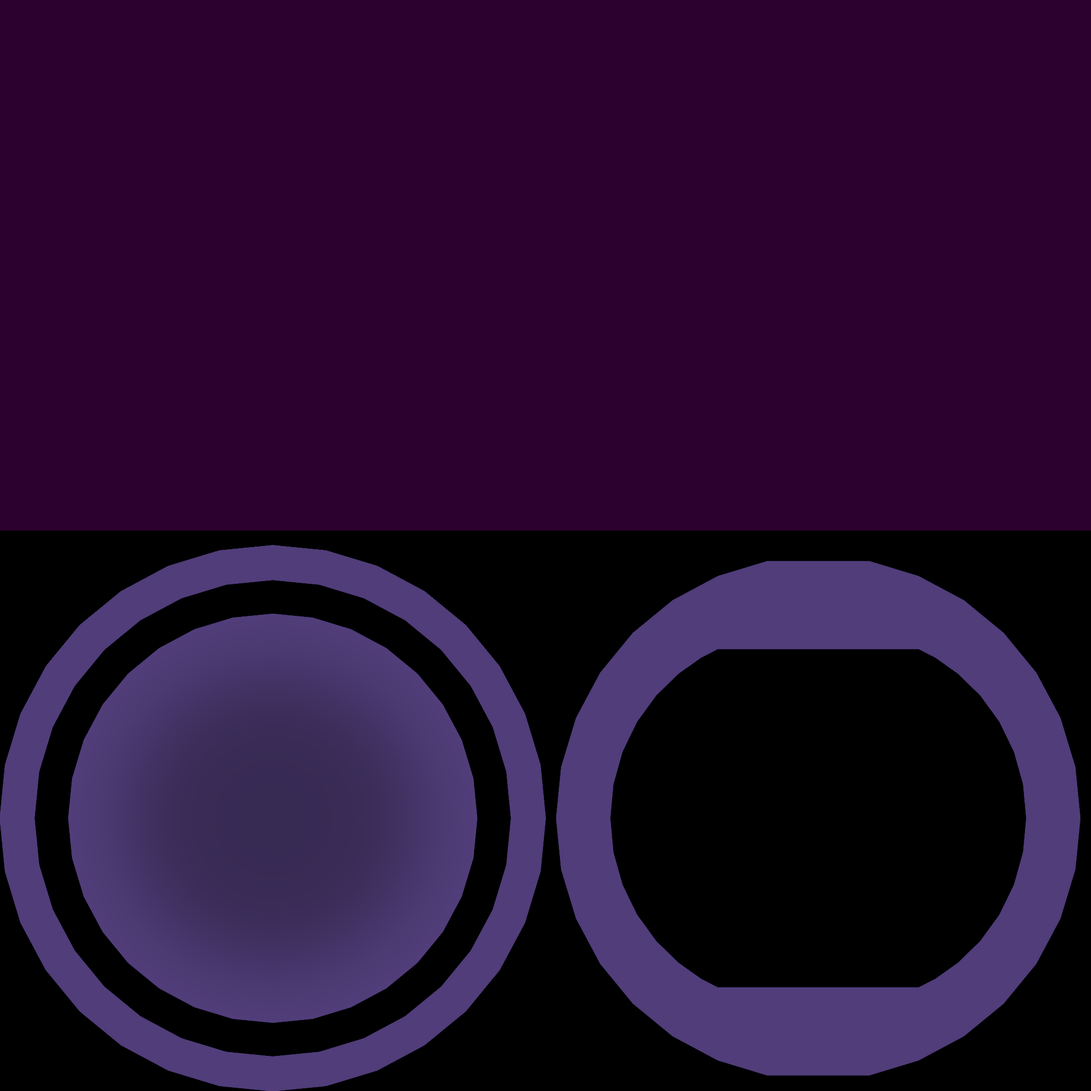
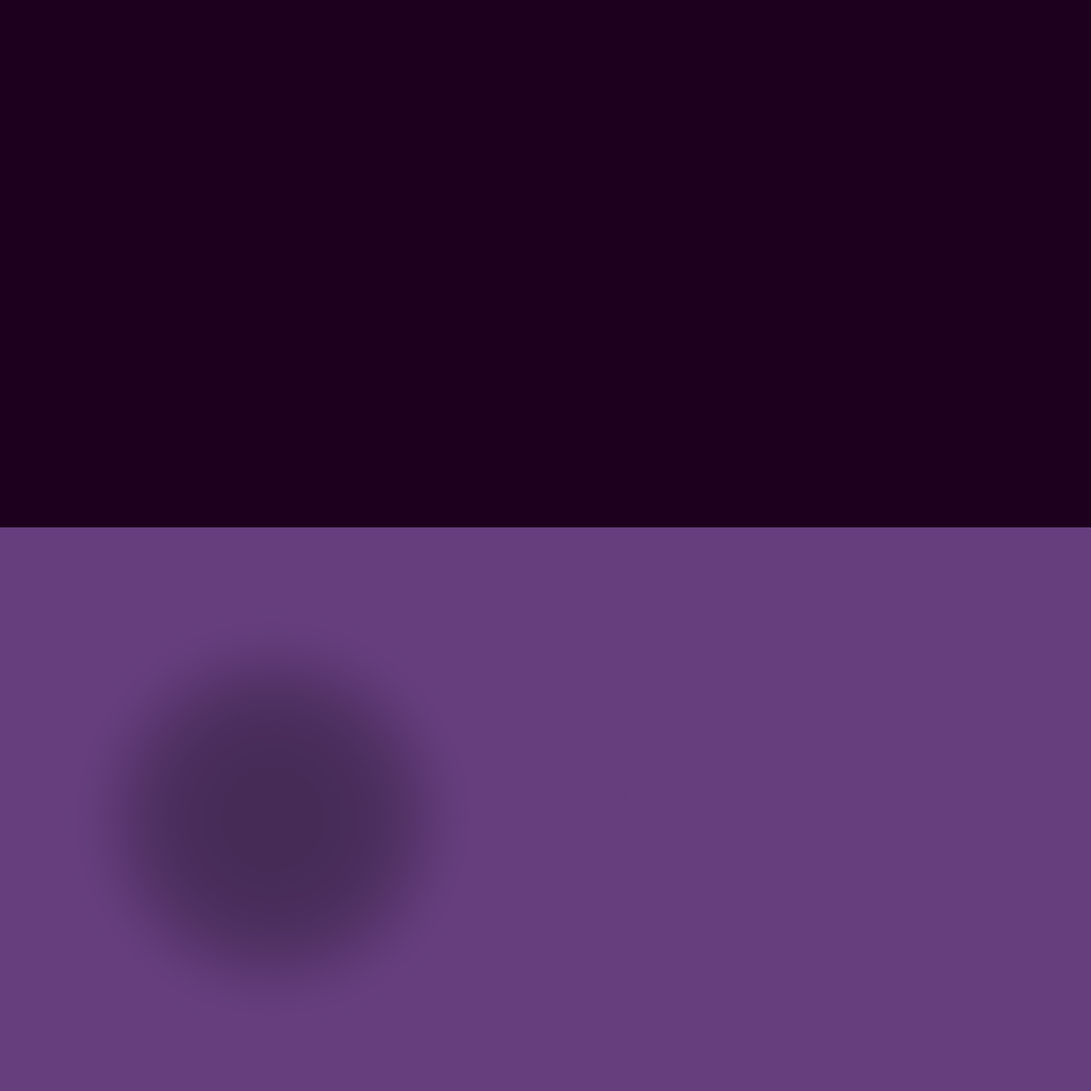
Comparing the layer stacks of the two (1091, 1091) images. Changes:
painted on "Layer" over [623, 667, 795, 827]
added layer "Layer #1" above "mult_base.png" over [0, 527, 1091, 1091]
painted on "mult_base.png" over [0, 0, 1091, 1091]
